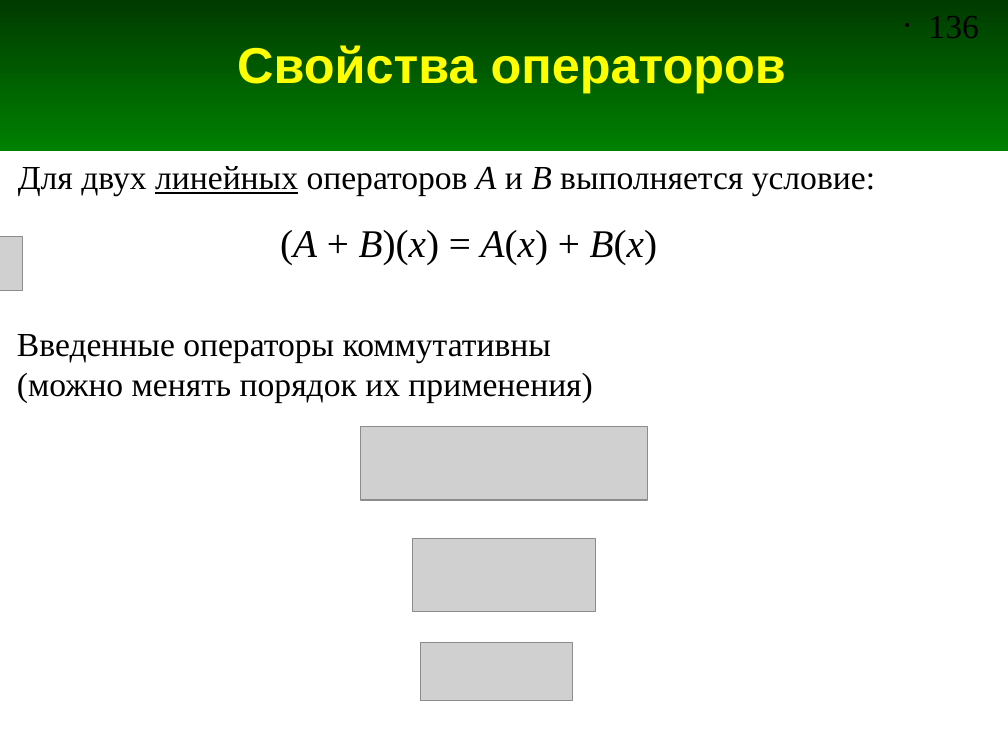
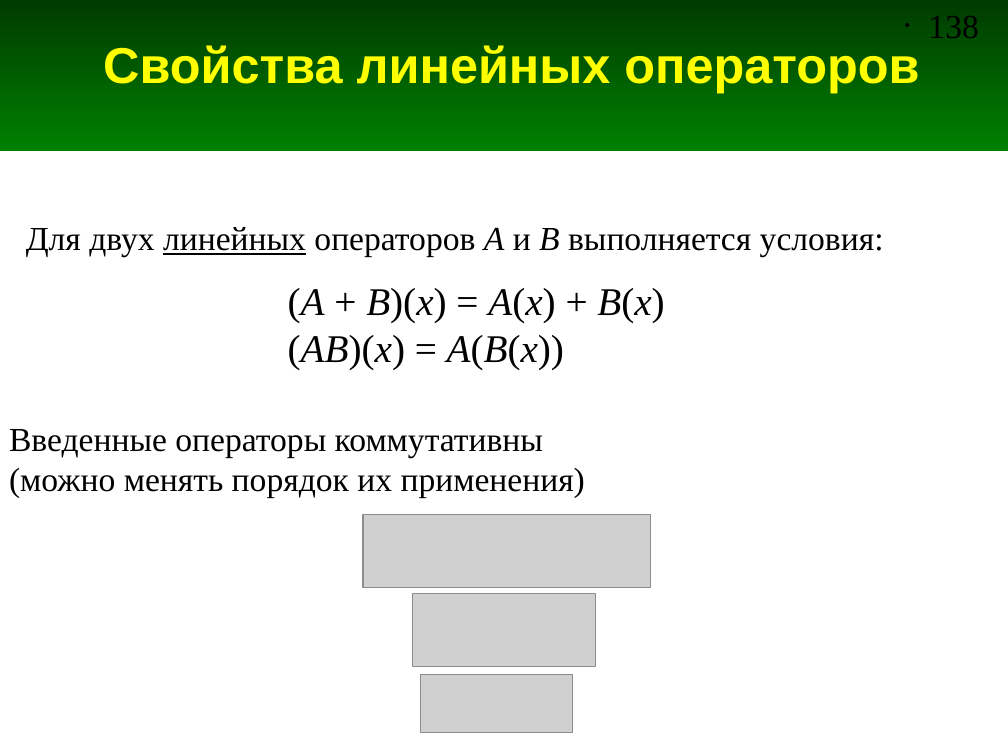
Before and after one commit to andris0147sv/modelling, a slide deck: slide 138 of presentations/2. FDTD.odp (slide 136 before the commit). Drawn at 1008x756 pixels with LibreOffice and Linux fonts; fonts in the diff are those of the drawing; grey boxes stand for pictures. Boxes give left, top, right and bottom in pixels: in the first picture for what was removed or moved away, otherwise in the second. Text is boxed around its words. In the diff, an @@ line names an element or a change of style, - is before the commit and + after.

```diff
--- a/presentations/2. FDTD.odp
+++ b/presentations/2. FDTD.odp
@@ page number at [928, 16, 978, 38]: text changed @@
-• 136
+• 138
@@ title at [103, 45, 919, 93]: text changed @@
-Свойства операторов
+Свойства линейных операторов
@@ picture removed at [0, 236, 22, 290] @@
@@ text at [26, 227, 884, 256]: text changed @@
-Для двух линейных операторов A и B выполняется условие:
+Для двух линейных операторов A и B выполняется условия:
@@ text "(A + B)(x) = A(x) ...": place and size @@
-text "(A + B)(x) = A(x) ..." at [280, 230, 657, 264]
+text "(A + B)(x) = A(x) ..." at [288, 288, 664, 369]
@@ text at [288, 335, 564, 369]: paragraph added @@
+(AB)(x) = A(B(x))
@@ text "Введенные операторы коммутативны": place and size @@
-text "Введенные операторы коммутативны" at [17, 334, 592, 402]
+text "Введенные операторы коммутативны" at [9, 429, 585, 498]
@@ picture: place and size @@
-picture at [412, 538, 595, 611]
+picture at [363, 514, 651, 587]
@@ picture: place and size @@
-picture at [360, 427, 648, 500]
+picture at [412, 594, 595, 666]
@@ picture: place and size @@
-picture at [420, 643, 572, 701]
+picture at [420, 674, 572, 732]
```
Also in this commit, not shown: 8 other slides changed, 4 slides added, 3 slides removed, 8 other files.
